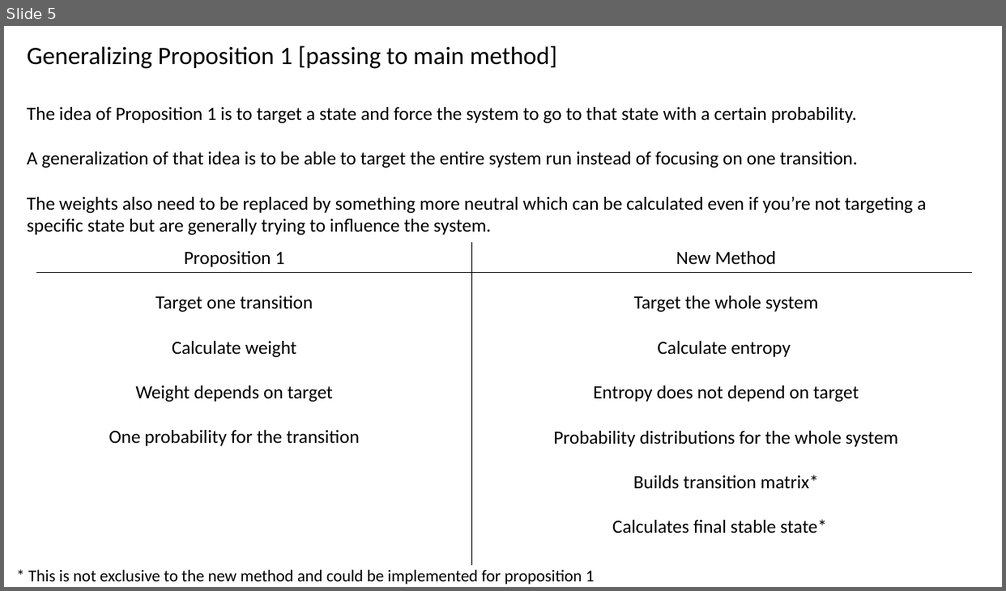
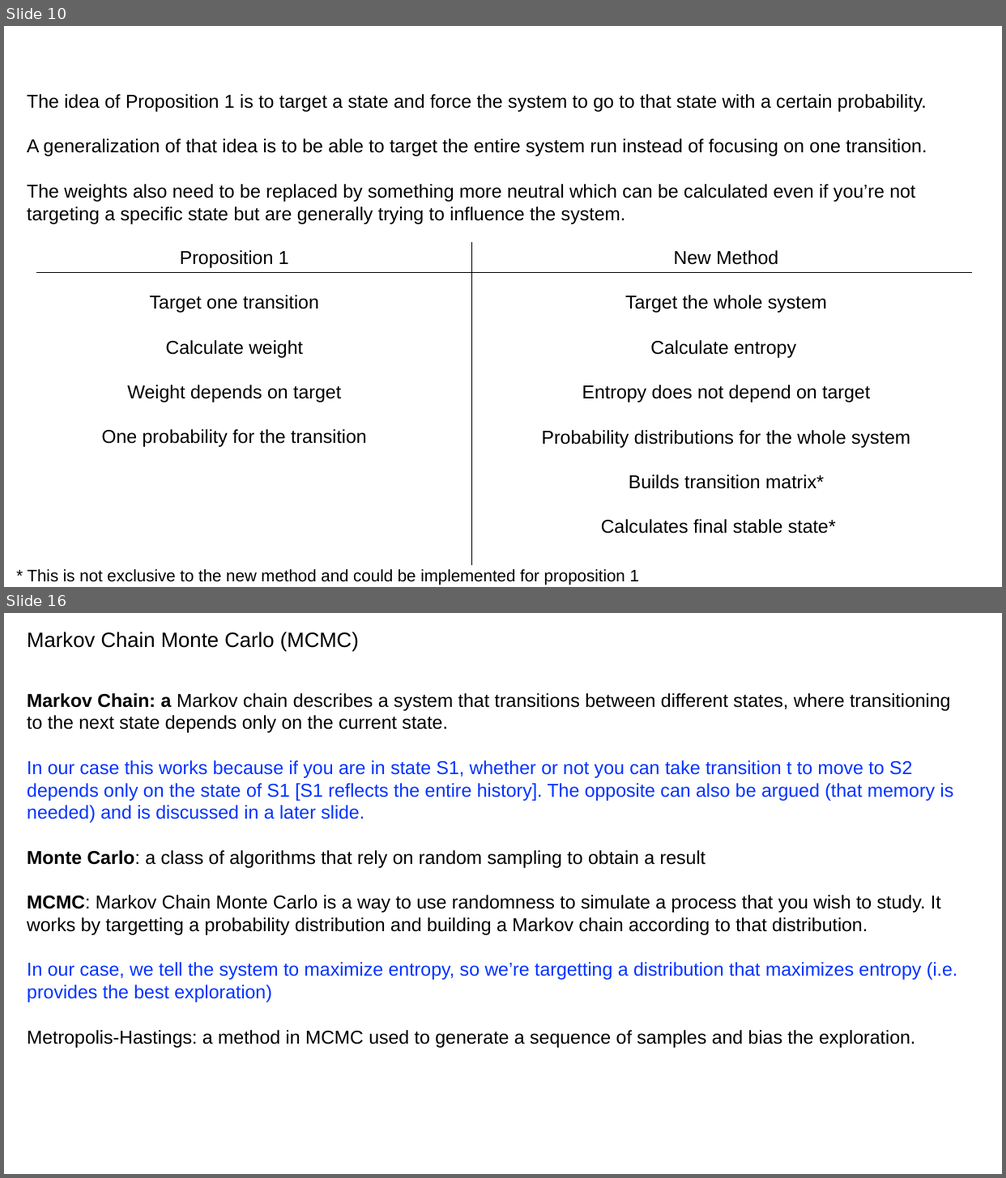
Before and after one commit to cubicle-model-checker/cubicle, a slide deck: mcmc_method.pptx. Shown one above the other, each under a label of ours: slide 5 before the commit, slides 10 and 16 after it; the slides between them are not shown. The pictures are 1006x591 and 1006x1178 pixels, drawn with LibreOffice and Linux fonts; fonts in the diff are those of the drawing. Boxes give left, top, right and bottom in pixels: in the first picture for what was removed or moved away, otherwise in the second. Text is boxed around its words. In the diff, an @@ line names an element or a change of style, - is before the commit and + after.

```diff
--- a/mcmc_method.pptx
+++ b/mcmc_method.pptx
@@ slide 16 added at [4, 613, 1002, 1174], background #FFFFFF @@
@@ text added at [27, 632, 359, 652], 20 pt, text #000000 @@
+Markov Chain Monte Carlo (MCMC)
@@ text added at [27, 693, 957, 1048], 18 pt, text #000000 @@
+Markov Chain: a Markov chain describes a system that transitions between different states, where transitioning to the next state depends only on the current state.
+In our case this works because if you are in state S1, whether or not you can take transition t to move to S2 depends only on the state of S1 [S1 reflects the entire history]. The opposite can also be argued (that memory is needed) and is discussed in a later slide.
+Monte Carlo: a class of algorithms that rely on random sampling to obtain a result
+MCMC: Markov Chain Monte Carlo is a way to use randomness to simulate a process that you wish to study. It works by targetting a probability distribution and building a Markov chain according to that distribution.
+In our case, we tell the system to maximize entropy, so we’re targetting a distribution that maximizes entropy (i.e. provides the best exploration)
+Metropolis-Hastings: a method in MCMC used to generate a sequence of samples and bias the exploration.
@@ what was slide 5 is now slide 10 @@
@@ slide 10 changed as well @@
@@ text removed at [27, 45, 557, 69] @@
-Generalizing Proposition 1 [passing to main method]
@@ font Calibri to Arial in 4 elements at [102, 250, 367, 447], [542, 250, 910, 534], [27, 570, 639, 586], [27, 94, 927, 224] @@
@@ text "The idea of Proposition 1 ...": place and size @@
-text "The idea of Proposition 1 ..." at [27, 107, 926, 235]
+text "The idea of Proposition 1 ..." at [27, 94, 927, 224]
```
Also in this commit, not shown: 8 other slides changed, 14 other slides added, 3 slides removed.
